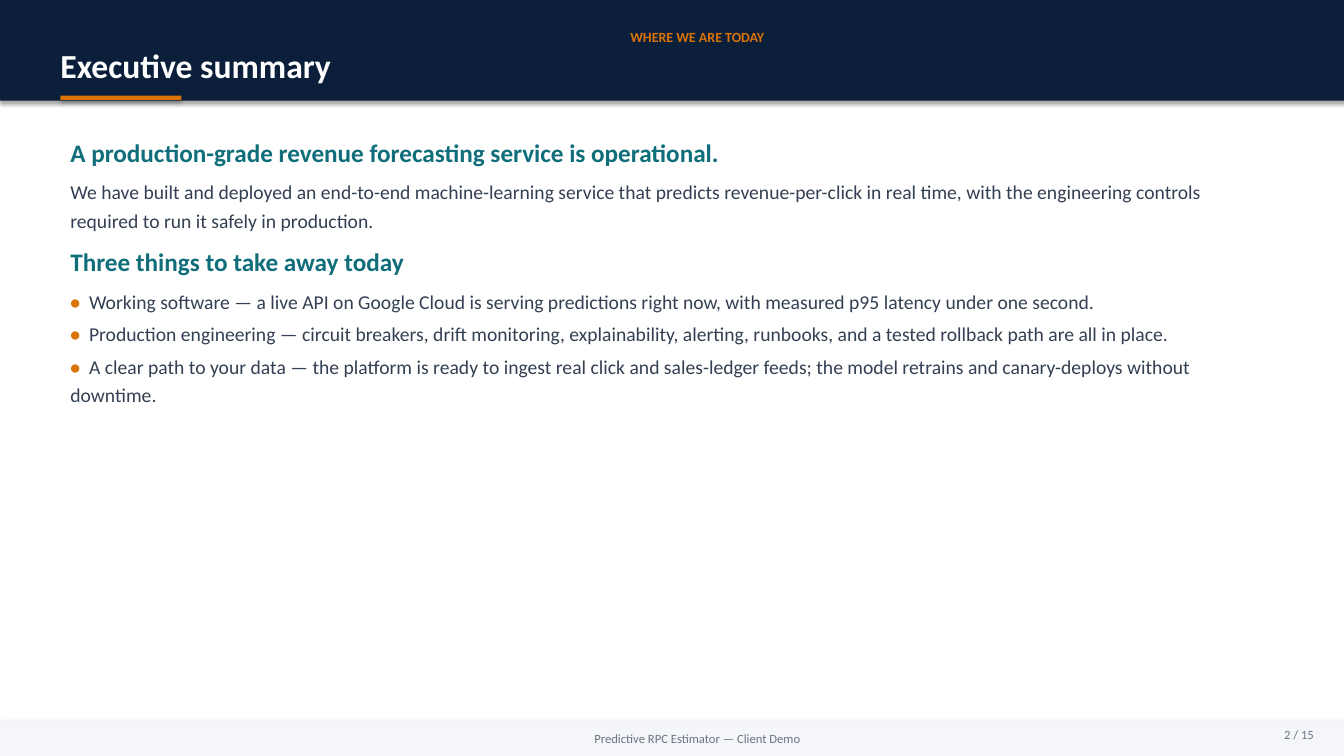
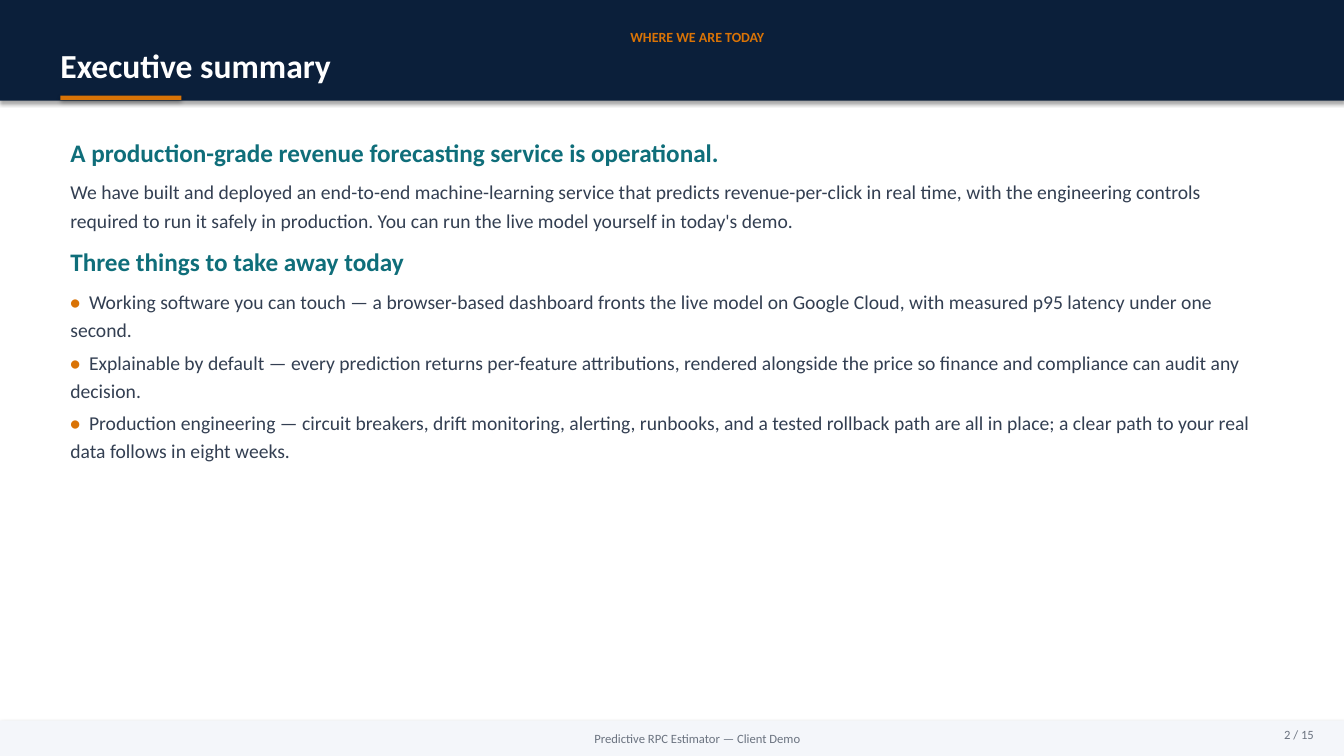
Before and after one commit to asmeyatsky-work/msm, a slide deck: slide 2 of docs/client-demo-deck.pptx. Drawn at 1344x756 pixels with LibreOffice and Linux fonts; fonts in the diff are those of the drawing. Boxes give left, top, right and bottom in pixels: in the first picture for what was removed or moved away, otherwise in the second. Text is boxed around its words. In the diff, an @@ line names an element or a change of style, - is before the commit and + after.

```diff
--- a/docs/client-demo-deck.pptx
+++ b/docs/client-demo-deck.pptx
@@ text at (70,185,1200,231): text changed @@
-We have built and deployed an end-to-end machine-learning service that predicts revenue-per-click in real time, with the engineering controls required to run it safely in production.
+We have built and deployed an end-to-end machine-learning service that predicts revenue-per-click in real time, with the engineering controls required to run it safely in production. You can run the live model yourself in today's demo.
@@ text at (70,295,1249,462): text changed @@
-• Working software — a live API on Google Cloud is serving predictions right now, with measured p95 latency under one second.
-• Production engineering — circuit breakers, drift monitoring, explainability, alerting, runbooks, and a tested rollback path are all in place.
-• A clear path to your data — the platform is ready to ingest real click and sales-ledger feeds; the model retrains and canary-deploys without downtime.
+• Working software you can touch — a browser-based dashboard fronts the live model on Google Cloud, with measured p95 latency under one second.
+• Explainable by default — every prediction returns per-feature attributions, rendered alongside the price so finance and compliance can audit any decision.
+• Production engineering — circuit breakers, drift monitoring, alerting, runbooks, and a tested rollback path are all in place; a clear path to your real data follows in eight weeks.
```
Also in this commit, not shown: 2 other slides changed, 1 other file.
